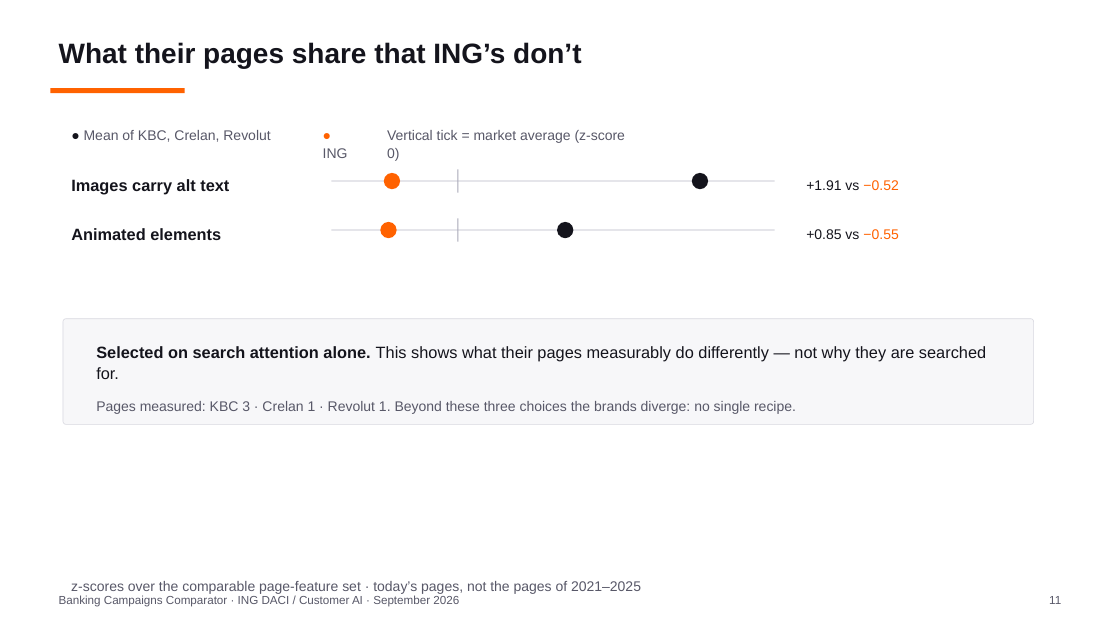
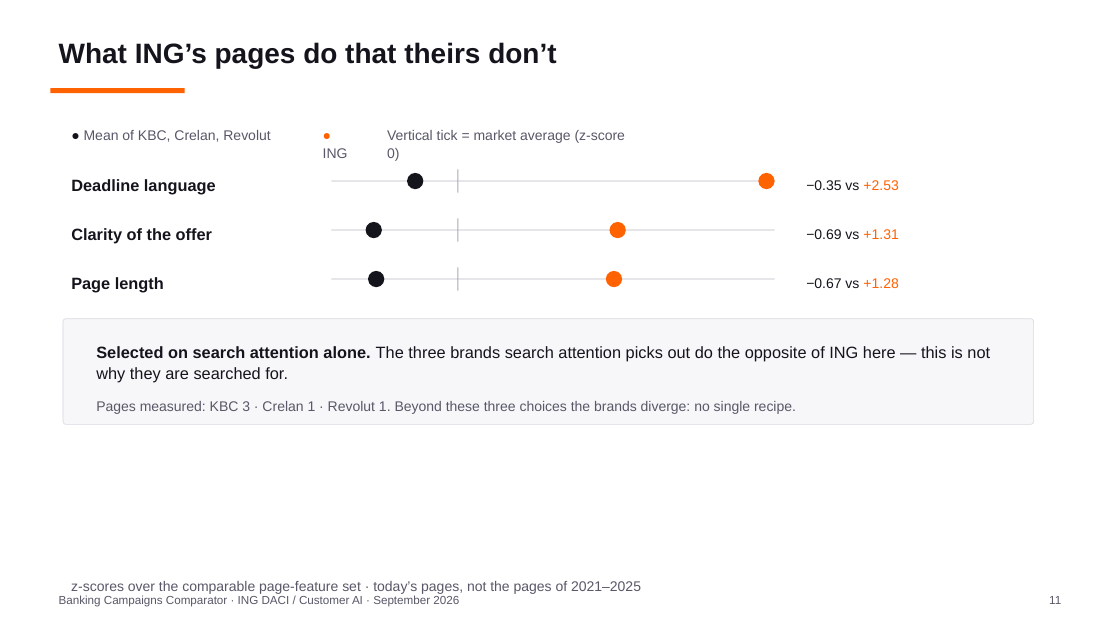
Before and after one commit to Siegried81/ing-usecase, a slide deck: slide 11 of docs/Banking_Campaigns_Comparator.pptx. Drawn at 1120x630 pixels with LibreOffice and Linux fonts; fonts in the diff are those of the drawing. Boxes give left, top, right and bottom in pixels: in the first picture for what was removed or moved away, otherwise in the second. Text is boxed around its words. In the diff, an @@ line names an element or a change of style, - is before the commit and + after.

Commit message:
deck: a slide of Dan's own on regional search, and refreshed geo data
Slide 11's three features turned out to repeat slide 8 and Stephane's slide 15,
so the thinness was answered with a slide built on data only Dan has. New slide
13, "Where each brand is searched from", from the Google Trends regional
breakdown that sat in outputs/geo_trends.json and on no slide at all.

Every challenger peaks in Brussels - Revolut, N26 and bunq all index 100 there
and fall away outside it. Every incumbent is regional and predictably so, which
is the sanity check on the data rather than the finding. ING is the exception:
Brussels 100, Wallonia 98, Flanders 73, national with no regional home. It
lands where the traditional-challenger score already puts ING, from search
behaviour rather than page features.

geo_trends.json was regenerated first, and three figures had moved since the
21/09 file: ING's Flanders 74 -> 73, Argenta's Wallonia 24 -> 27, bunq's
Wallonia 32 -> 29. The slide carries the new ones and each was checked back
against the file.

42 slides, 20 presented, all footer numbers renumbered and verified.
Tests: 423 passed, 1 skipped.

```diff
--- a/docs/Banking_Campaigns_Comparator.pptx
+++ b/docs/Banking_Campaigns_Comparator.pptx
@@ text at [59,42,556,68]: text changed @@
-What their pages share that ING’s don’t
+What ING’s pages do that theirs don’t
@@ text at [71,179,216,194]: text changed @@
-Images carry alt text
+Deadline language
@@ ellipse: place and size @@
-ellipse at [692,173,708,189]
+ellipse at [408,173,423,189]
@@ ellipse: place and size @@
-ellipse at [384,173,400,189]
+ellipse at [759,173,775,189]
@@ text at [806,180,898,190]: text changed @@
-+1.91 vs −0.52
+−0.35 vs +2.53
@@ text added at [71,228,212,243], 14 pt, text #14141C, bold @@
+Clarity of the offer
@@ ellipse added at [365,222,381,238], fill #14141C @@
@@ ellipse added at [610,222,626,238], fill #FF6200 @@
@@ text added at [806,229,898,239], 12 pt, text #14141C @@
+−0.69 vs +1.31
@@ rectangle added at [457,267,458,291], fill #A8A8B8 @@
@@ text at [71,277,164,292]: text changed @@
-Animated elements
+Page length
@@ rectangle added at [331,279,775,280], fill #D8D8E0 @@
@@ ellipse: place and size @@
-ellipse at [557,222,573,238]
+ellipse at [368,271,384,287]
@@ ellipse: place and size @@
-ellipse at [381,222,397,238]
+ellipse at [606,271,622,287]
@@ text at [806,278,898,288]: text changed @@
-+0.85 vs −0.55
+−0.67 vs +1.28
@@ text at [96,346,990,383]: text changed @@
-Selected on search attention alone. This shows what their pages measurably do differently — not why they are searched for.
+Selected on search attention alone. The three brands search attention picks out do the opposite of ING here — this is not why they are searched for.
```
Also in this commit, not shown: 27 other slides changed, 1 slide added, 4 other files.
